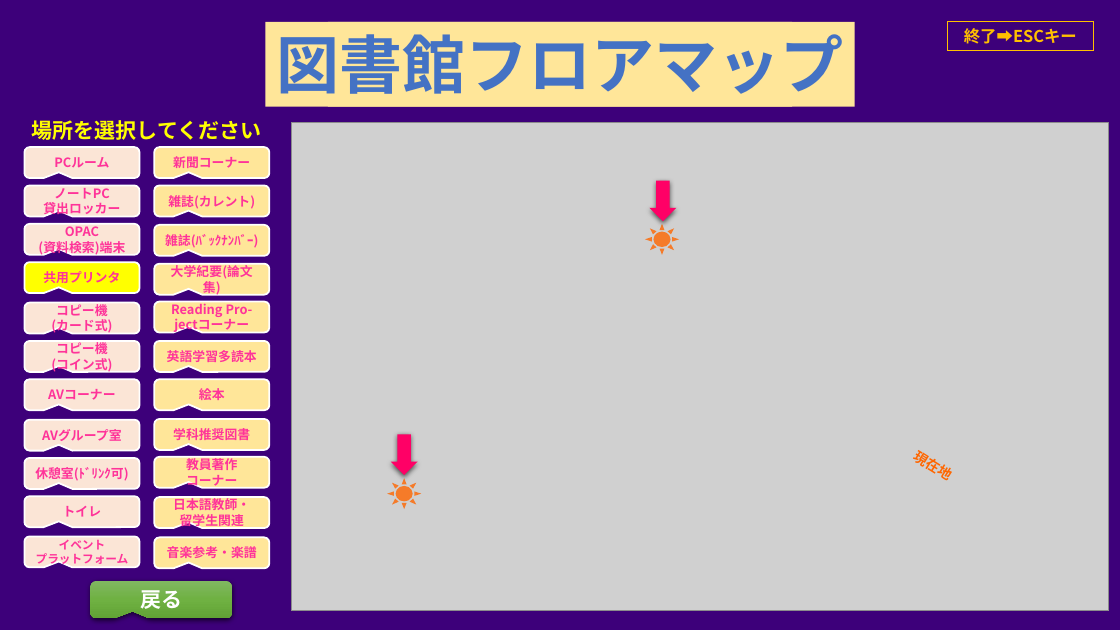
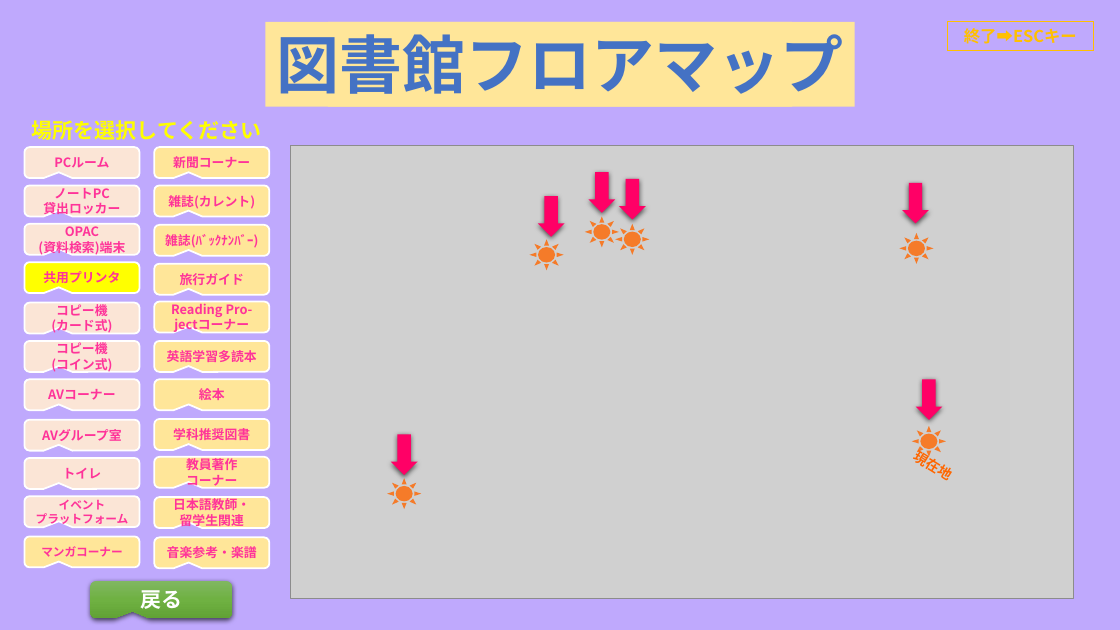
Before and after one commit to Nippo-Group/ferris-library-nuxt3, a slide deck: slide 52 of public/documents/floor-map/floor-map_3d.ppsx. Drawn at 1120x630 pixels with LibreOffice and Linux fonts; fonts in the diff are those of the drawing; grey boxes stand for pictures. Boxes give left, top, right and bottom in pixels: in the first picture for what was removed or moved away, otherwise in the second. Text is boxed around its words. In the diff, an @@ line names an element or a change of style, - is before the commit and + after.

```diff
--- a/public/documents/floor-map/floor-map_3d.ppsx
+++ b/public/documents/floor-map/floor-map_3d.ppsx
@@ background #3D007A to #BFA9FD @@
@@ picture: place and size @@
-picture at box(292, 123, 1109, 611)
+picture at box(291, 145, 1074, 598)
@@ left arrow added at box(588, 172, 615, 213), fill #FF0066 @@
@@ left arrow: place and size @@
-left arrow at box(649, 181, 676, 221)
+left arrow at box(619, 179, 646, 219)
@@ left arrow added at box(538, 197, 565, 237), fill #FF0066 @@
@@ left arrow added at box(902, 183, 929, 223), fill #FF0066 @@
@@ sun added at box(529, 239, 564, 271), fill #FF6600 at 80% opacity @@
@@ sun added at box(585, 217, 619, 248), fill #FF6600 at 80% opacity @@
@@ sun: place and size @@
-sun at box(645, 223, 680, 255)
+sun at box(615, 223, 649, 255)
@@ sun added at box(900, 233, 934, 264), fill #FF6600 at 80% opacity @@
@@ text in rounded speech box at box(180, 273, 244, 285): text changed @@
-大学紀要(論文集)
+旅行ガイド
@@ left arrow added at box(916, 380, 943, 420), fill #FF0066 @@
@@ sun added at box(912, 426, 947, 457), fill #FF6600 at 80% opacity @@
@@ rounded speech box "トイレ": place and size @@
-rounded speech box "トイレ" at box(24, 497, 139, 528)
+rounded speech box "トイレ" at box(24, 458, 139, 489)
@@ rounded speech box removed at box(24, 458, 139, 489) @@
-休憩室(ﾄﾞﾘﾝｸ可)
@@ rounded speech box "イベント": place and size @@
-rounded speech box "イベント" at box(24, 537, 139, 568)
+rounded speech box "イベント" at box(24, 497, 139, 528)
@@ rounded speech box added at box(24, 537, 139, 568), fill #FFE699, outline #FFFFFF 1.5 pt, 10 pt, text #FF3399, bold @@
+マンガコーナー
```
Also in this commit, not shown: 114 other slides changed, 1 other file.
